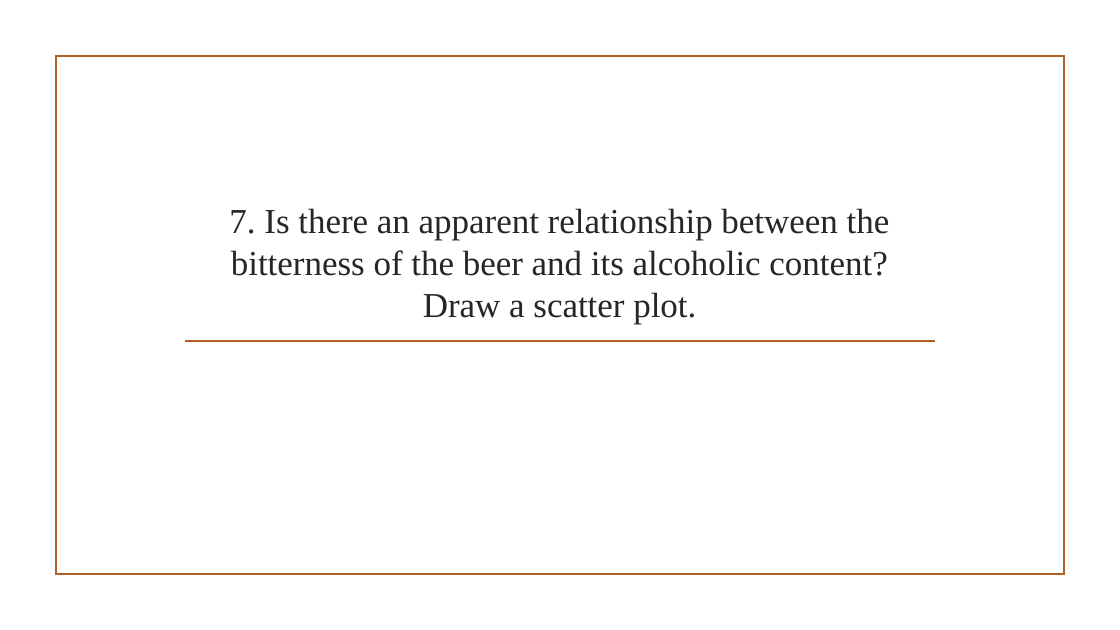
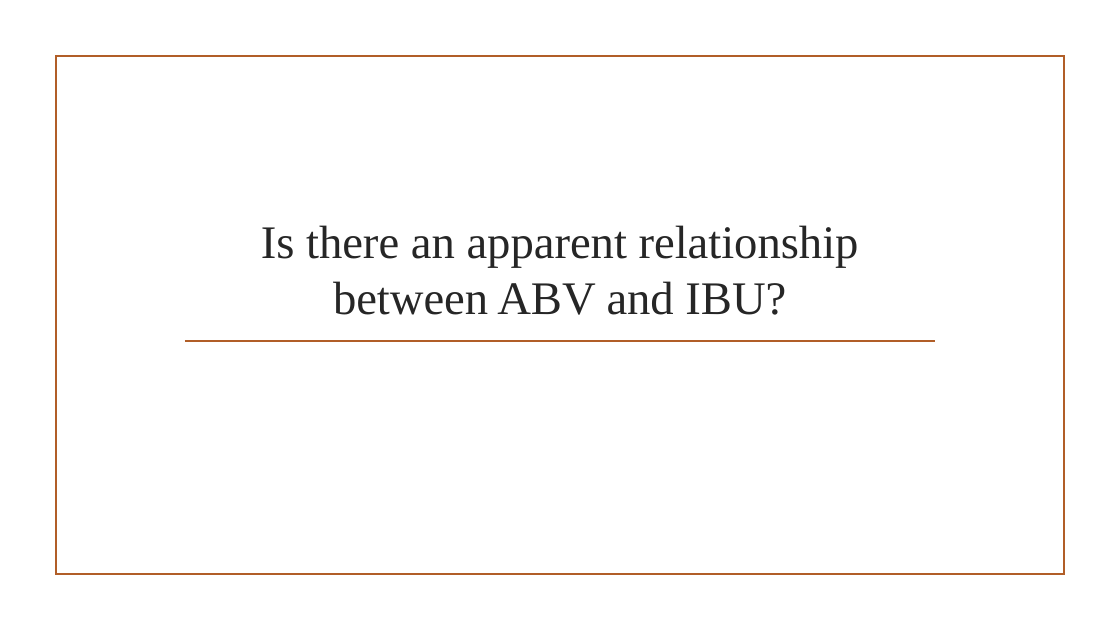
Before and after one commit to daveknockwin/MSDSCaseStudy1, a slide deck: slide 21 of The Pursuit of Hoppiness.pptx (slide 18 before the commit). Drawn at 1120x630 pixels with LibreOffice and Linux fonts; fonts in the diff are those of the drawing; background and template pictures are left out. Boxes give left, top, right and bottom in pixels: in the first picture for what was removed or moved away, otherwise in the second. Text is boxed around its words. In the diff, an @@ line names an element or a change of style, - is before the commit and + after.

```diff
--- a/The Pursuit of Hoppiness.pptx
+++ b/The Pursuit of Hoppiness.pptx
@@ title at (x1=261, y1=225, x2=859, y2=315): text changed; size 30 to 40 pt @@
-7. Is there an apparent relationship between the bitterness of the beer and its alcoholic content? Draw a scatter plot.
+Is there an apparent relationship between ABV and IBU?
```
Also in this commit, not shown: 16 other slides changed, 8 slides added, 3 slides removed.
